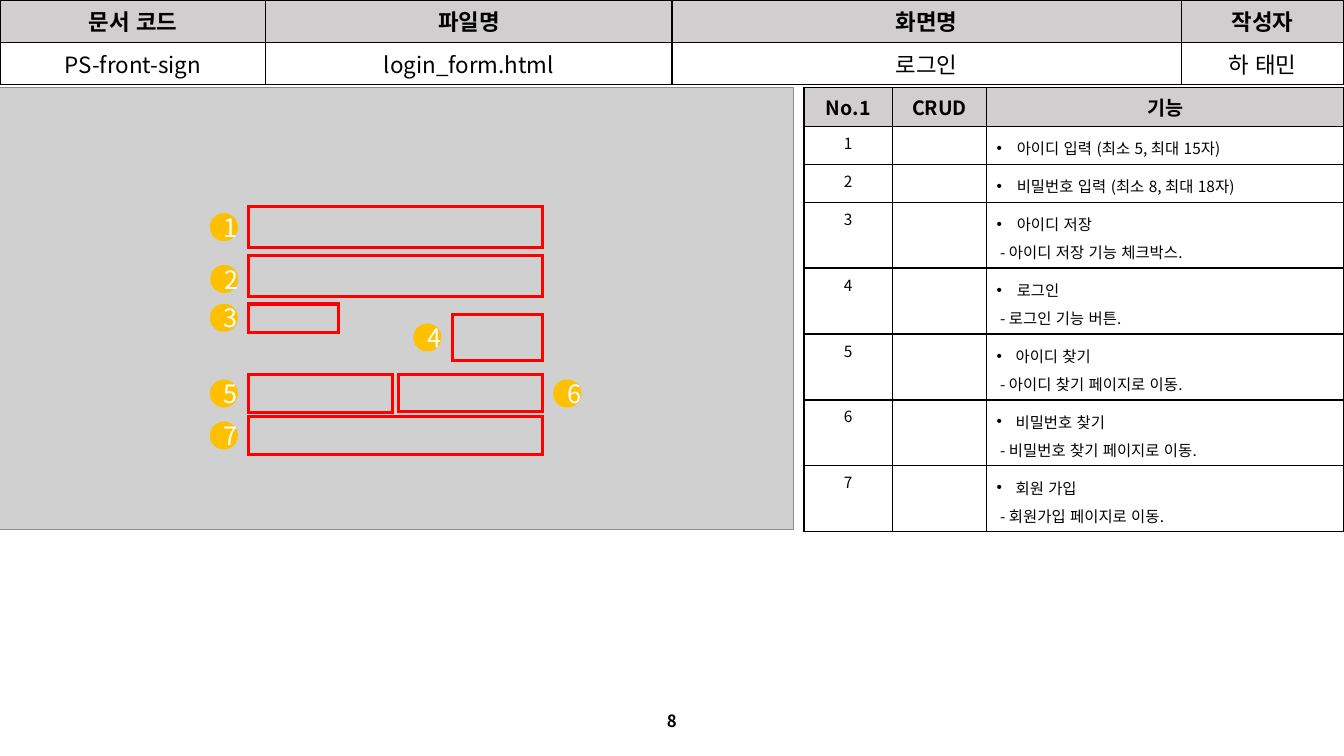
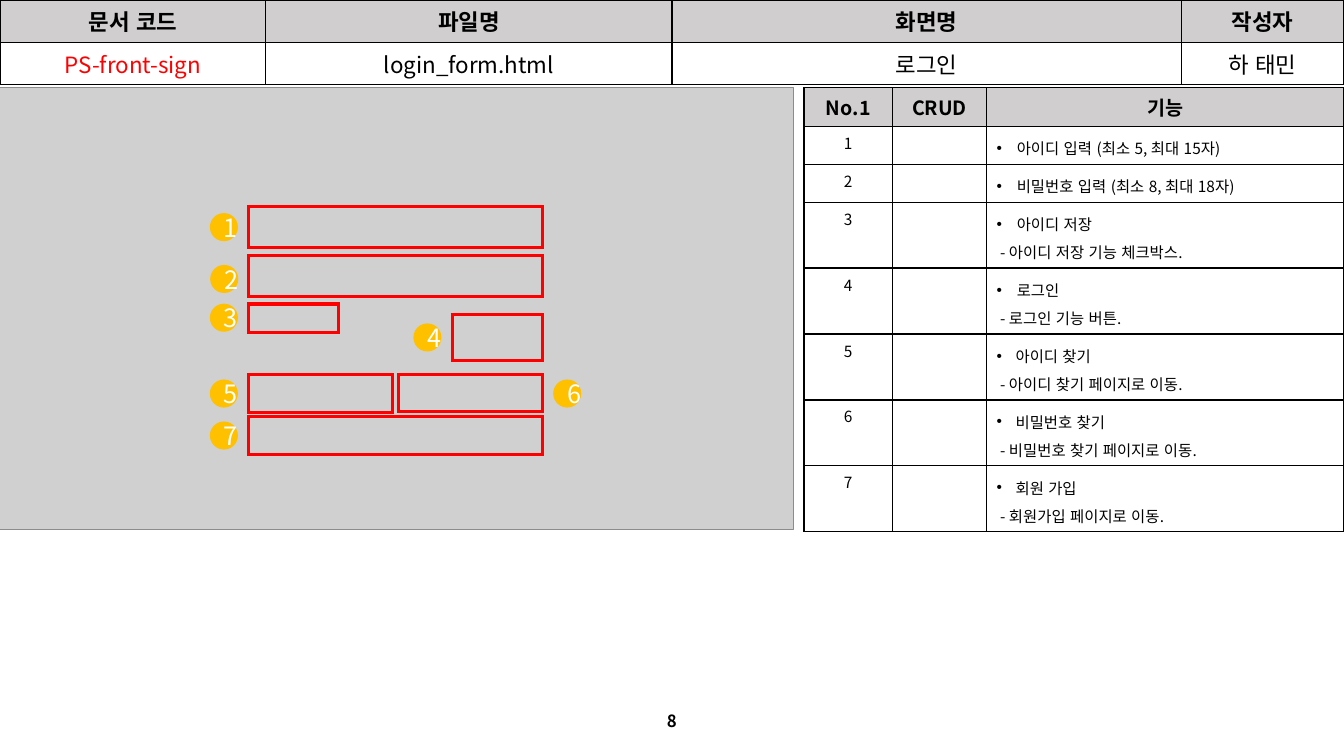
Before and after one commit to David-Ha-1217/Publisher_Portfolio, a slide deck: slide 8 of Documents/진행(변경)사항.pptx. Drawn at 1344x756 pixels with LibreOffice and Linux fonts; fonts in the diff are those of the drawing; grey boxes stand for pictures. Boxes give left, top, right and bottom in pixels: in the first picture for what was removed or moved away, otherwise in the second. Text is boxed around its words. In the diff, an @@ line names an element or a change of style, - is before the commit and + after.

```diff
--- a/Documents/진행(변경)사항.pptx
+++ b/Documents/진행(변경)사항.pptx
@@ table at (0, 0, 1344, 82) @@
@@ text colour #000000 to #FF0000 in "PS-front-sign" @@
```
Also in this commit, not shown: 20 other slides changed, 19 other files.
